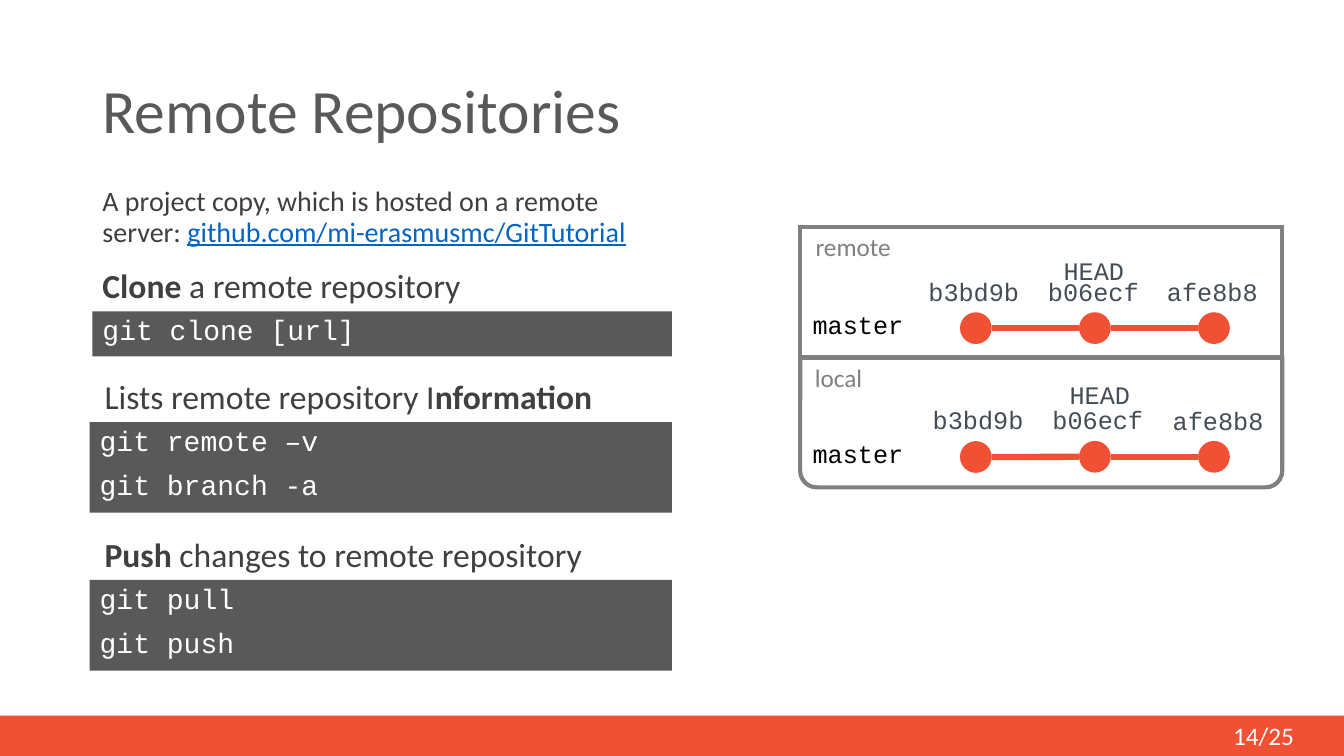
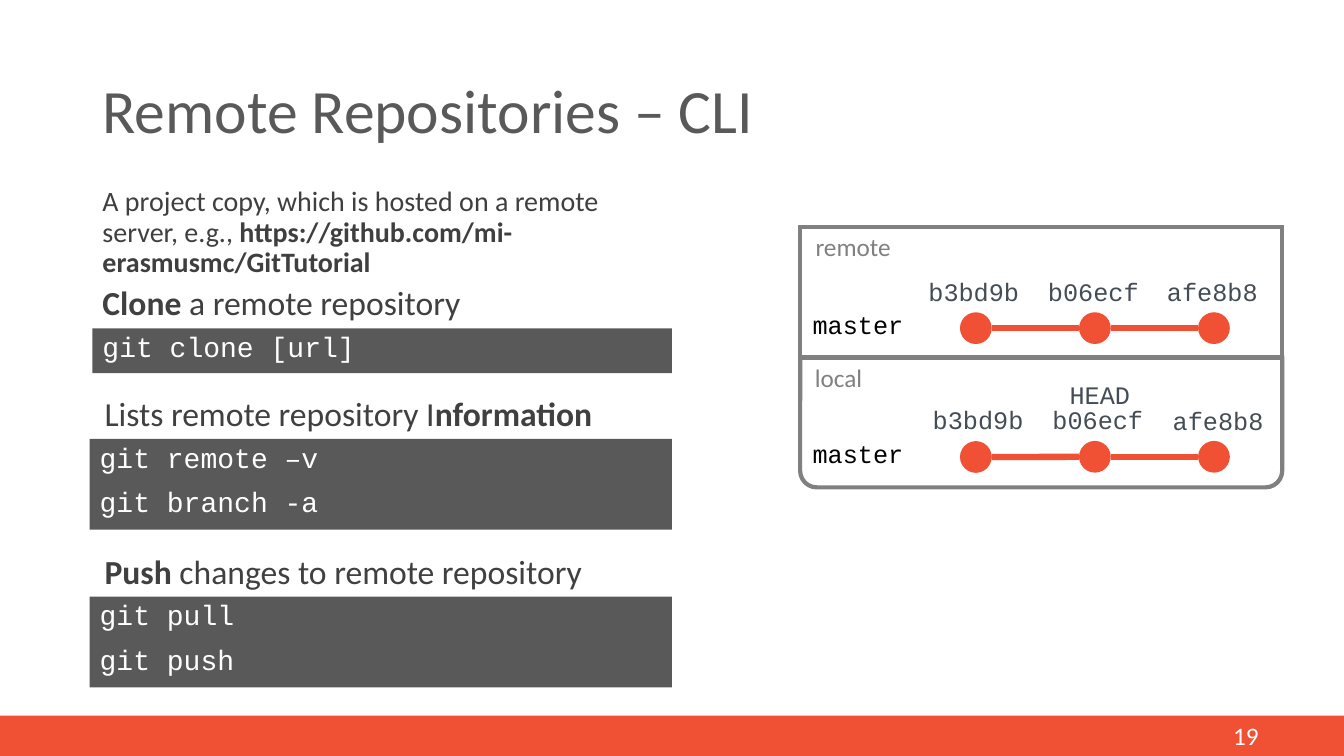
Before and after one commit to mi-erasmusmc/GitTutorial, a slide deck: slide 18 of Documentation/git-pp-presentation.pptx (slide 14 before the commit). Drawn at 1344x756 pixels with LibreOffice and Linux fonts; fonts in the diff are those of the drawing. Boxes give left, top, right and bottom in pixels: in the first picture for what was removed or moved away, otherwise in the second. Text is boxed around its words. In the diff, an @@ line names an element or a change of style, - is before the commit and + after.

```diff
--- a/Documentation/git-pp-presentation.pptx
+++ b/Documentation/git-pp-presentation.pptx
@@ title at box(102, 90, 753, 143): text changed @@
-Remote Repositories
+Remote Repositories – CLI
@@ text at box(102, 191, 599, 274): text changed @@
-A project copy, which is hosted on a remote server: github.com/mi-erasmusmc/GitTutorial
+A project copy, which is hosted on a remote server, e.g., https://github.com/mi-erasmusmc/GitTutorial
@@ text removed at box(1064, 263, 1124, 288) @@
-HEAD
@@ text "Push changes to remote repository": place and size @@
-text "Push changes to remote repository" at box(105, 543, 582, 573)
+text "Push changes to remote repository" at box(105, 560, 582, 590)
@@ 3 rectangles, 2 texts: place and size @@
-3 rectangles, 2 texts at box(90, 274, 673, 670)
+3 rectangles, 2 texts at box(90, 291, 673, 688)
@@ page number at box(1233, 728, 1259, 745): text changed @@
-14/25
+19
```
Also in this commit, not shown: 16 other slides changed, 10 slides added, 5 slides removed, 2 other files.
